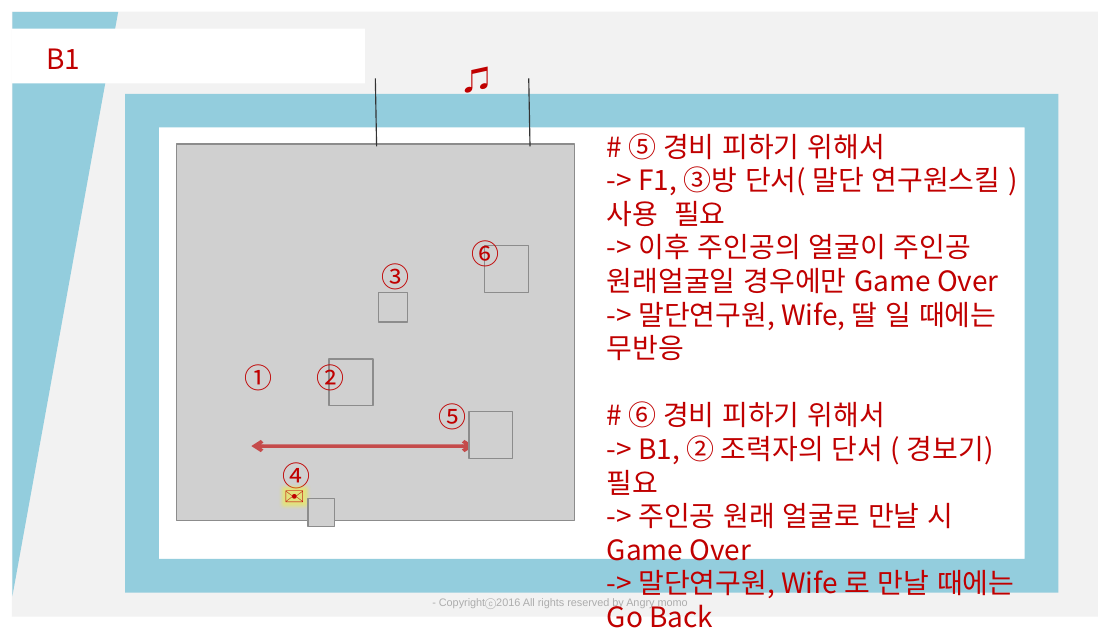
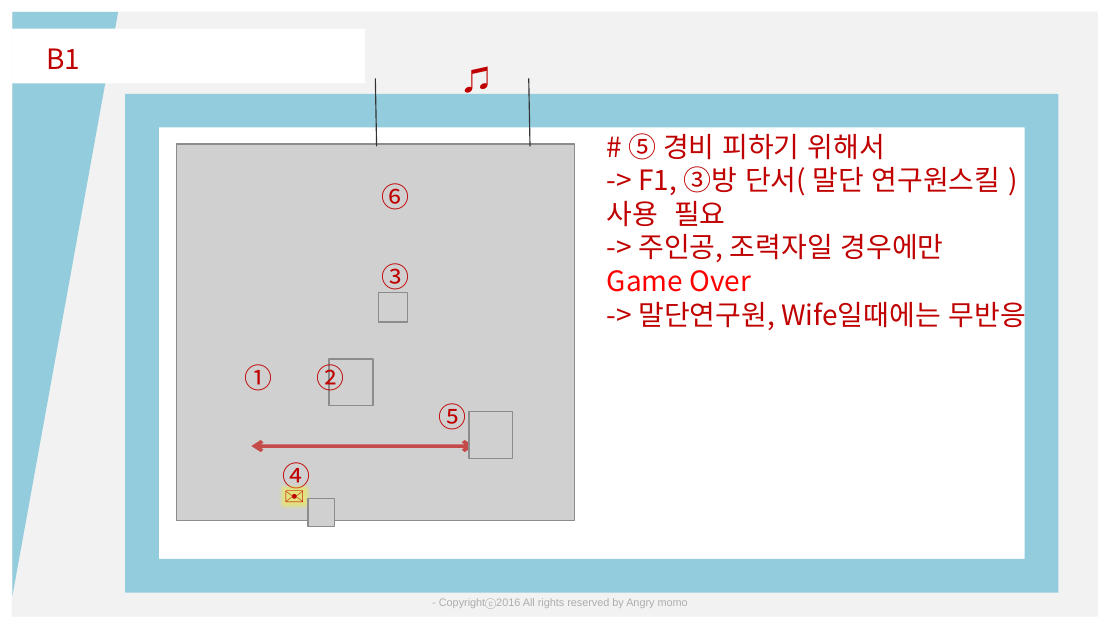
Before and after one commit to ParkSeJi/Touch-My-Skin, a slide deck: slide 6 of 겜소디 맵디.pptx. Drawn at 1120x630 pixels with LibreOffice and Linux fonts; fonts in the diff are those of the drawing; grey boxes stand for pictures. Boxes give left, top, right and bottom in pixels: in the first picture for what was removed or moved away, otherwise in the second. Text is boxed around its words. In the diff, an @@ line names an element or a change of style, - is before the commit and + after.

```diff
--- a/겜소디 맵디.pptx
+++ b/겜소디 맵디.pptx
@@ text "⑥" rewrapped from (472,240,500,272) to (381,183,409,210) @@
@@ text at (607,234,1026,333): text changed @@
--> 이후 주인공의 얼굴이 주인공 원래얼굴일 경우에만 Game Over
--> 말단연구원, Wife, 딸 일 때에는 무반응
-# ⑥ 경비 피하기 위해서
--> B1, ② 조력자의 단서 ( 경보기) 필요
--> 주인공 원래 얼굴로 만날 시 Game Over
--> 말단연구원, Wife 로 만날 때에는 Go Back
--> 딸의 모습일 때에는 ………???????
+-> 주인공, 조력자일 경우에만 Game Over
+-> 말단연구원, Wife일때에는 무반응
@@ picture removed at (485,245,529,292) @@
```
Also in this commit, not shown: 4 other slides changed.
